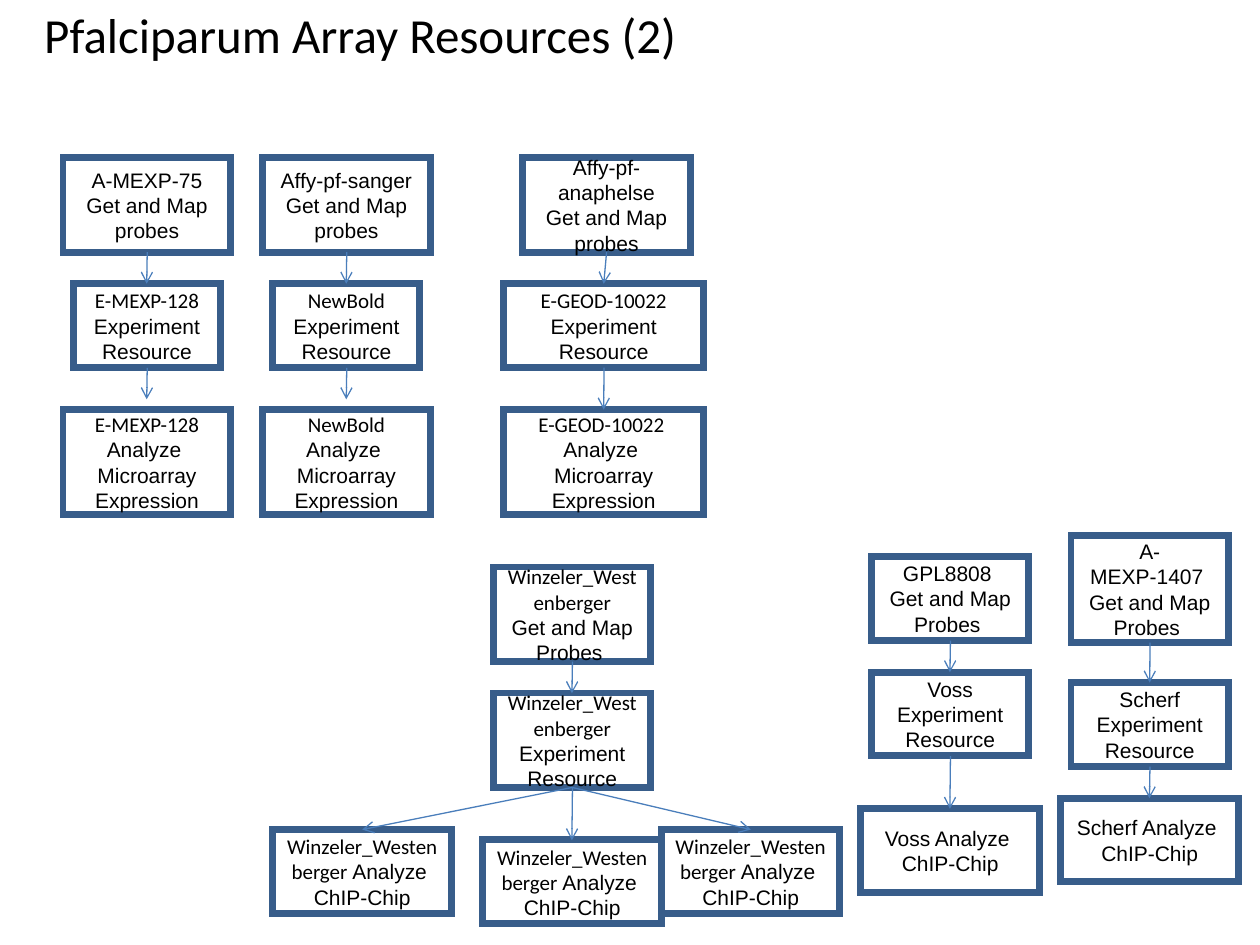
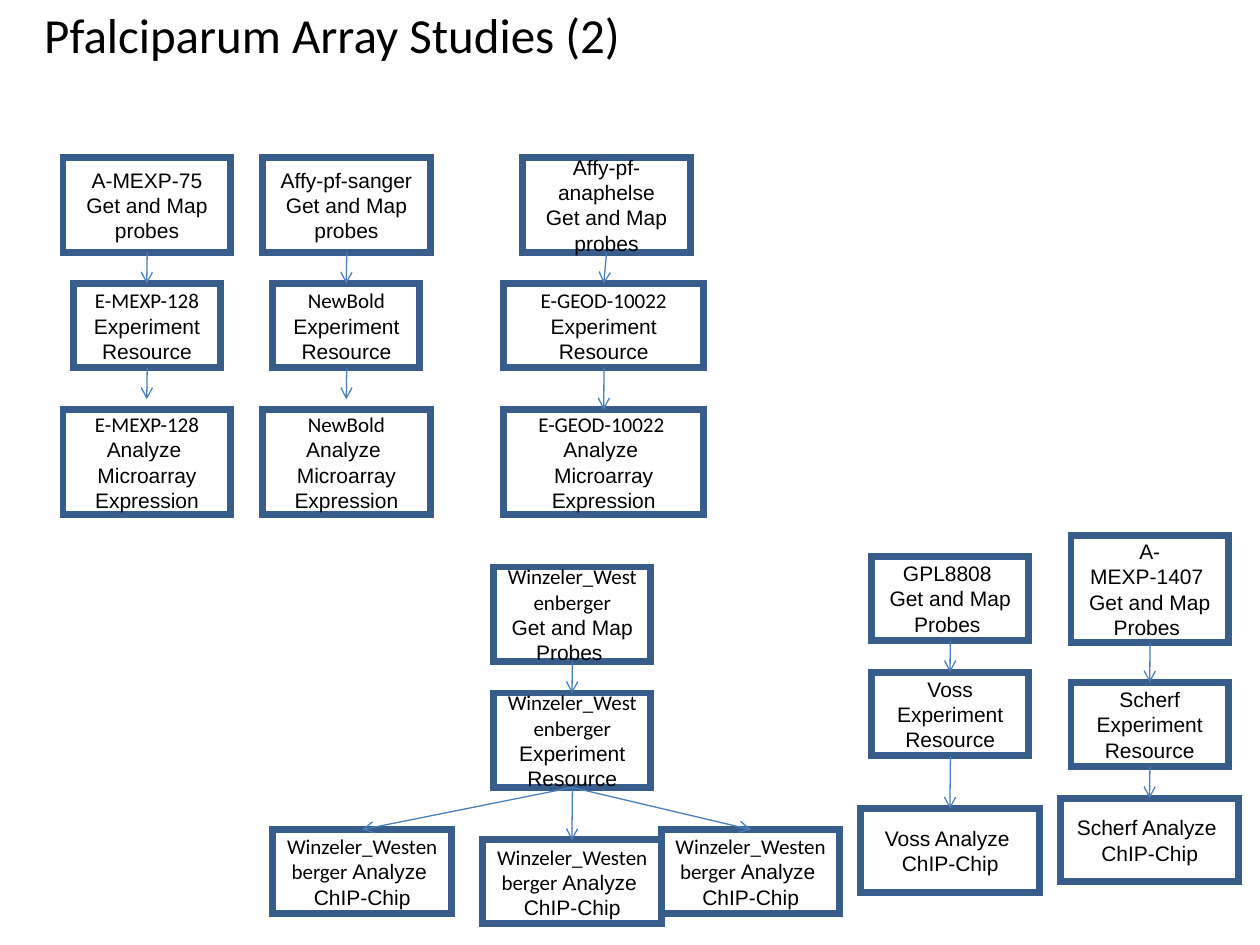
Before and after one commit to VEuPathDB/ApiCommonWorkflow, a slide deck: slide 20 of Main/doc/IntegratedWorkflow.ppt. Drawn at 1260x945 pixels with LibreOffice and Linux fonts; fonts in the diff are those of the drawing. Boxes give left, top, right and bottom in pixels: in the first picture for what was removed or moved away, otherwise in the second. Text is boxed around its words. In the diff, an @@ line names an element or a change of style, - is before the commit and + after.

```diff
--- a/Main/doc/IntegratedWorkflow.ppt
+++ b/Main/doc/IntegratedWorkflow.ppt
@@ title at bbox=[44, 17, 619, 61]: text changed @@
-Pfalciparum Array Resources (2)
+Pfalciparum Array Studies (2)
```
Also in this commit, not shown: 2 other slides changed.
